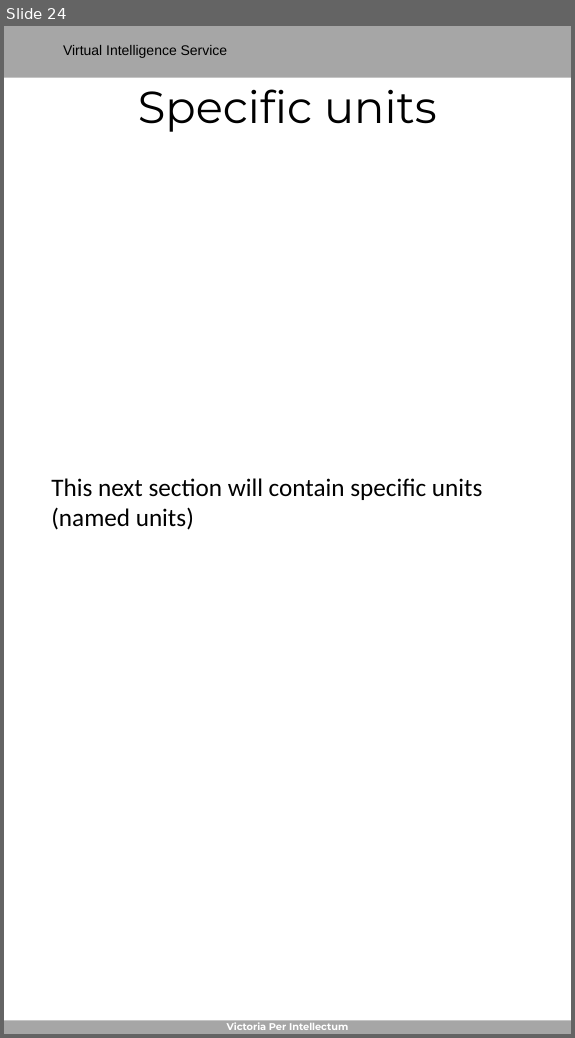
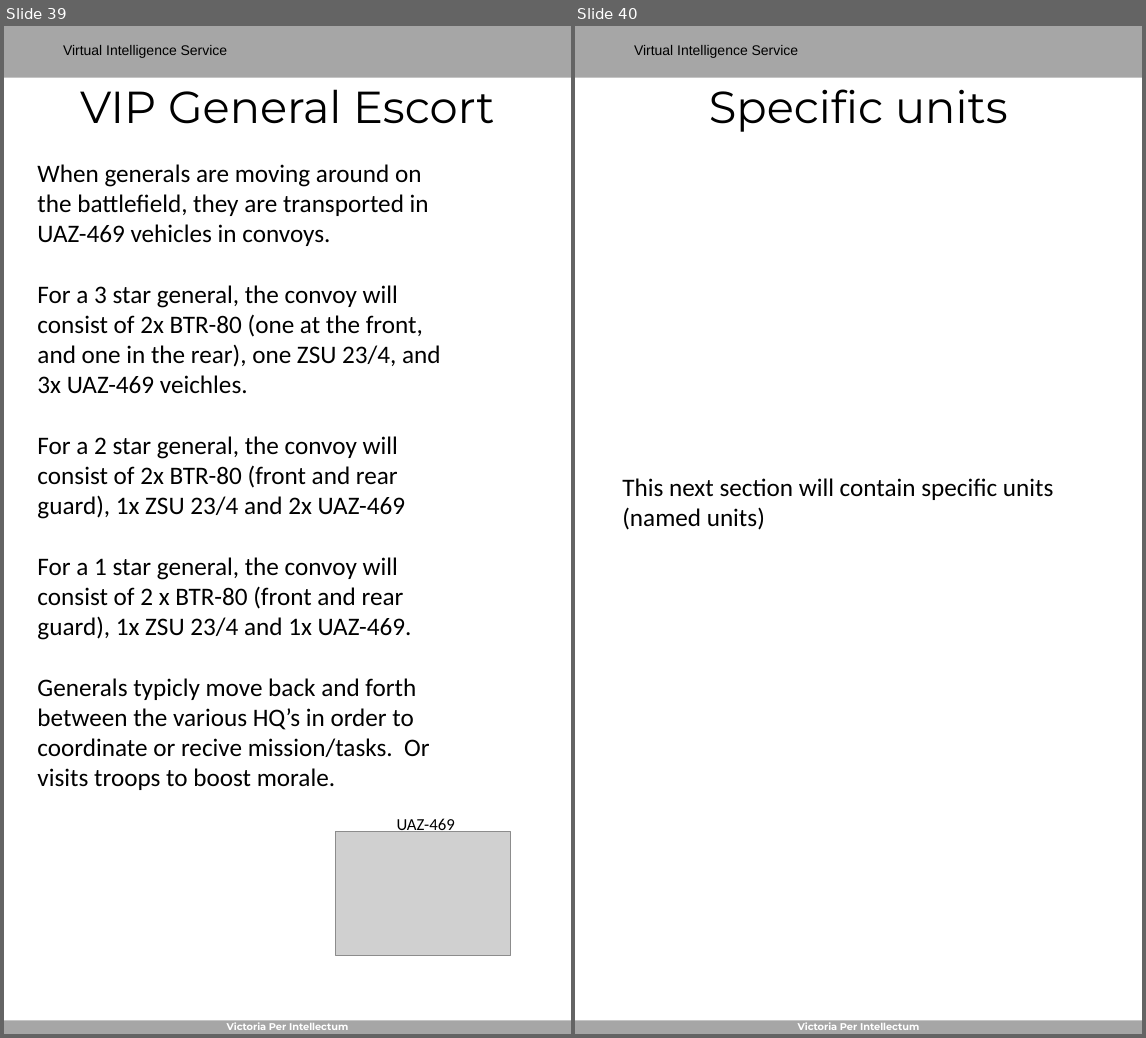
Before and after one commit to 132nd-vWing/ATRM_Brief, a slide deck: Files/VIS - Generic Order of Battle.pptx. Shown side by side, each under a label of ours: slide 24 before the commit, slides 39 and 40 after it. The pictures are 575x1038 and 1146x1038 pixels, drawn with LibreOffice and Linux fonts; fonts in the diff are those of the drawing; grey boxes stand for pictures; background and template pictures are left out. Boxes give left, top, right and bottom in pixels: in the first picture for what was removed or moved away, otherwise in the second. Text is boxed around its words. In the diff, an @@ line names an element or a change of style, - is before the commit and + after.

```diff
--- a/Files/VIS - Generic Order of Battle.pptx
+++ b/Files/VIS - Generic Order of Battle.pptx
@@ slide 39 added at bbox=[4, 26, 571, 1034], background #FFFFFF; not listed: 4 template elements that a slide beside it also shows @@
@@ title added at bbox=[80, 89, 494, 124], 32 pt, text #000000 @@
+VIP General Escort
@@ text added at bbox=[37, 164, 441, 790], 18 pt, text #000000 @@
+When generals are moving around on the battlefield, they are transported in UAZ-469 vehicles in convoys.
+For a 3 star general, the convoy will consist of 2x BTR-80 (one at the front, and one in the rear), one ZSU 23/4, and 3x UAZ-469 veichles.
+For a 2 star general, the convoy will consist of 2x BTR-80 (front and rear guard), 1x ZSU 23/4 and 2x UAZ-469
+For a 1 star general, the convoy will consist of 2 x BTR-80 (front and rear guard), 1x ZSU 23/4 and 1x UAZ-469.
+Generals typicly move back and forth between the various HQ’s in order to coordinate or recive mission/tasks. Or visits troops to boost morale.
@@ picture added at bbox=[336, 832, 510, 956] @@
@@ text added at bbox=[397, 818, 455, 832], 12 pt, text #000000 @@
+UAZ-469
@@ what was slide 24 is now slide 40 @@
```
Also in this commit, not shown: 12 slides changed, 17 other slides added, 1 other file.
